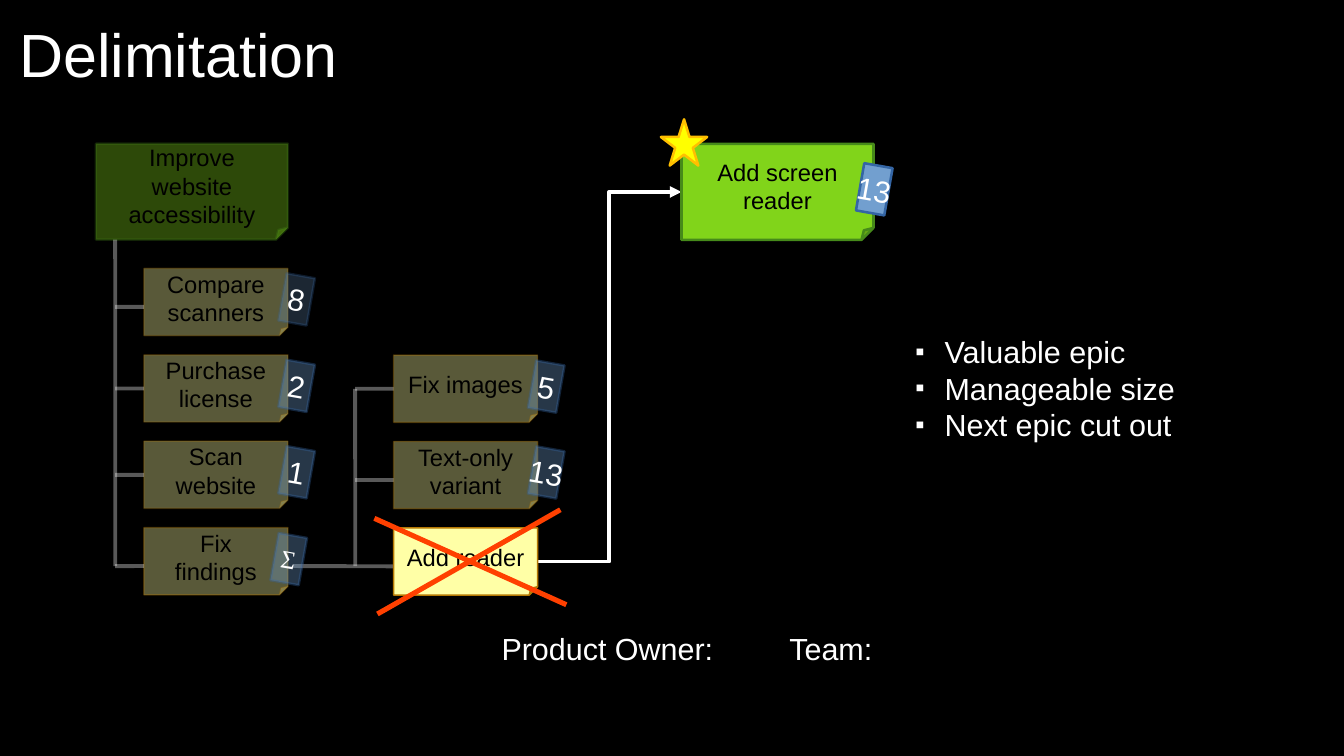
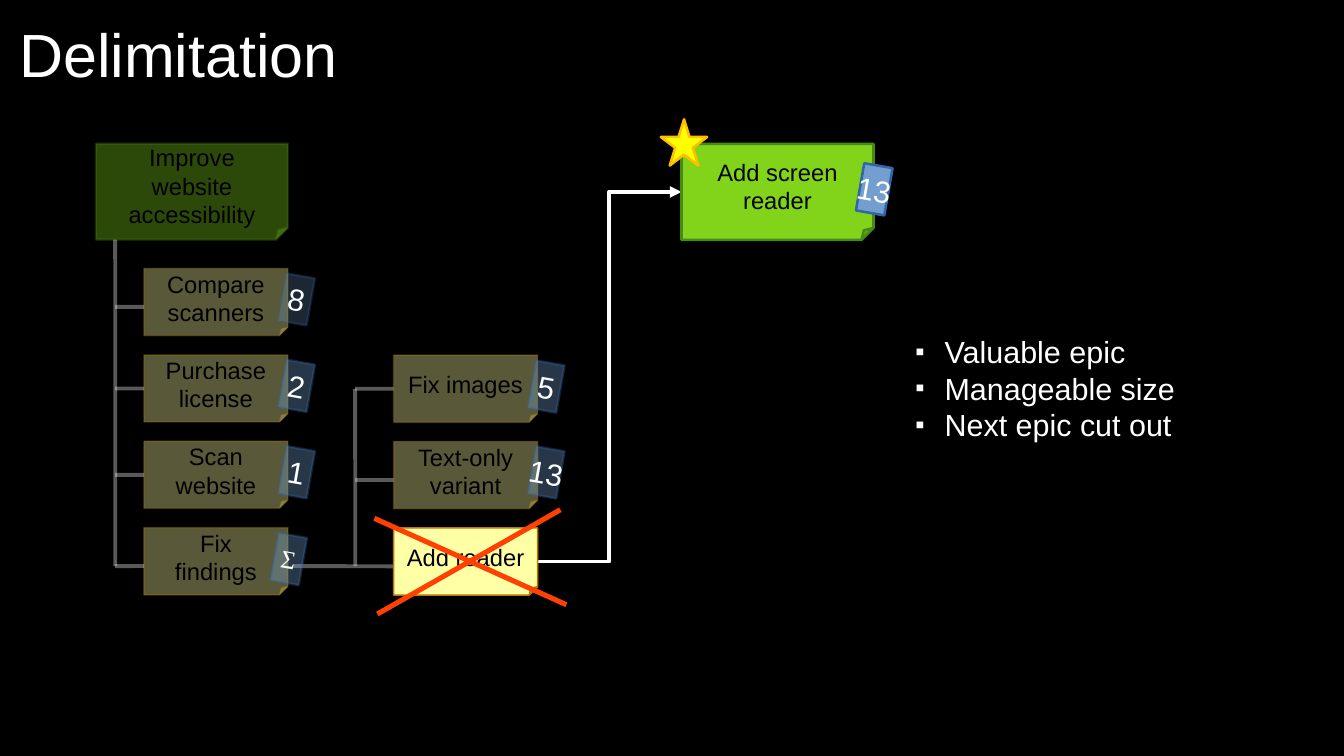
Before and after one commit to exasol/tutorials, a slide deck: slide 29 of estimating/estimating.odp. Drawn at 1344x756 pixels with LibreOffice and Linux fonts; fonts in the diff are those of the drawing; background and template pictures are left out. Boxes give left, top, right and bottom in pixels: in the first picture for what was removed or moved away, otherwise in the second. Text is boxed around its words. In the diff, an @@ line names an element or a change of style, - is before the commit and + after.

```diff
--- a/estimating/estimating.odp
+++ b/estimating/estimating.odp
@@ text removed at <box>502,638,872,661</box> @@
-Product Owner: Team:
```
